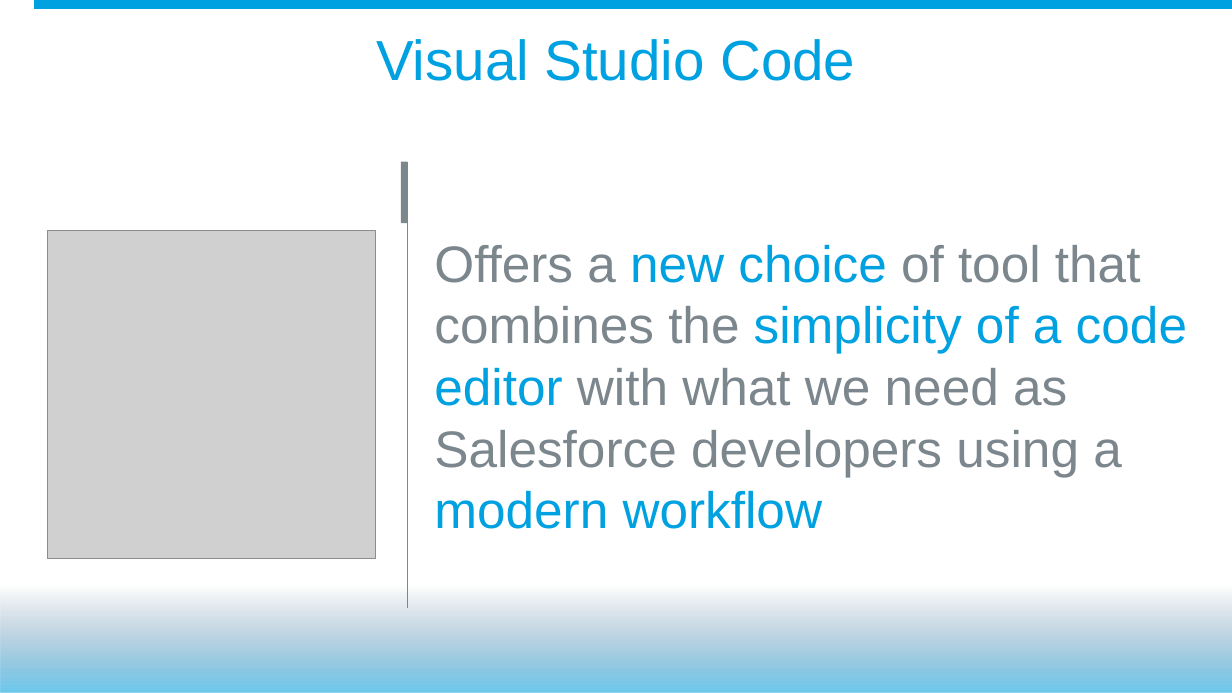
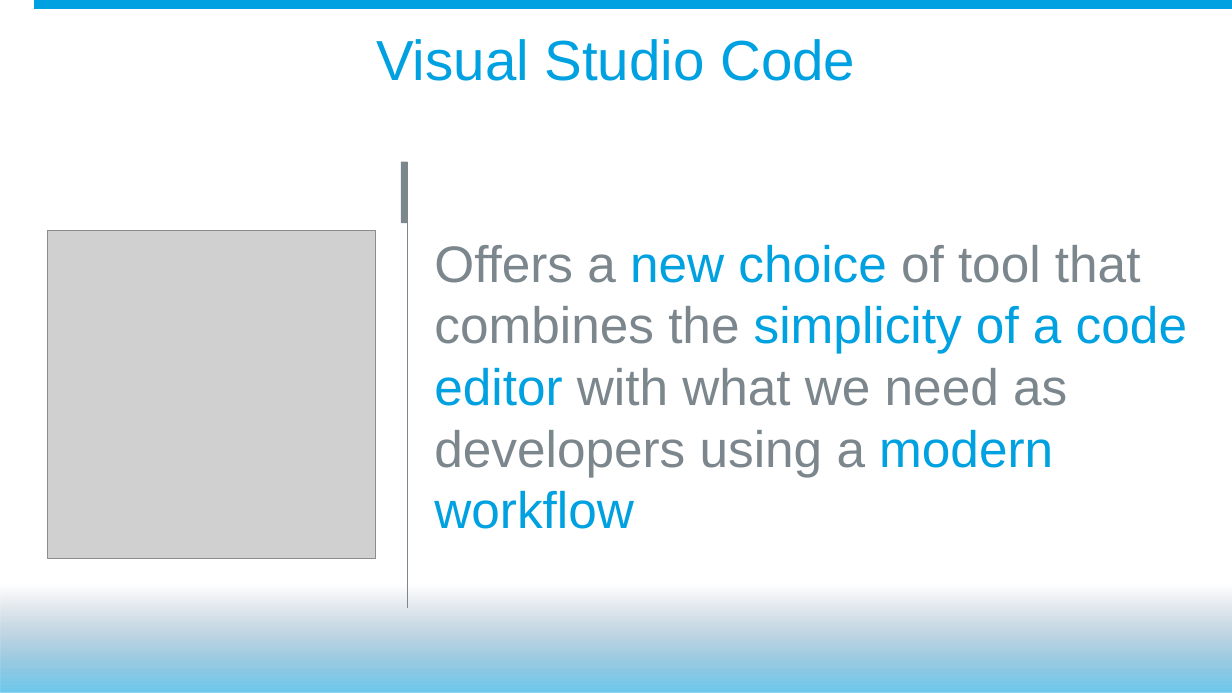
Before and after one commit to mobiletta/VSCode-DF15, a slide deck: slide 11 of John Nelson - DF15 - PowerPoint Presentation - Draft.pptx. Drawn at 1232x693 pixels with LibreOffice and Linux fonts; fonts in the diff are those of the drawing; grey boxes stand for pictures; background and template pictures are left out. Boxes give left, top, right and bottom in pixels: in the first picture for what was removed or moved away, otherwise in the second. Text is boxed around its words. In the diff, an @@ line names an element or a change of style, - is before the commit and + after.

```diff
--- a/John Nelson - DF15 - PowerPoint Presentation - Draft.pptx
+++ b/John Nelson - DF15 - PowerPoint Presentation - Draft.pptx
@@ text at [434,244,1187,529]: text changed @@
-Offers a new choice of tool that combines the simplicity of a code editor with what we need as Salesforce developers using a modern workflow
+Offers a new choice of tool that combines the simplicity of a code editor with what we need as developers using a modern workflow
```
Also in this commit, not shown: 2 other slides changed.
